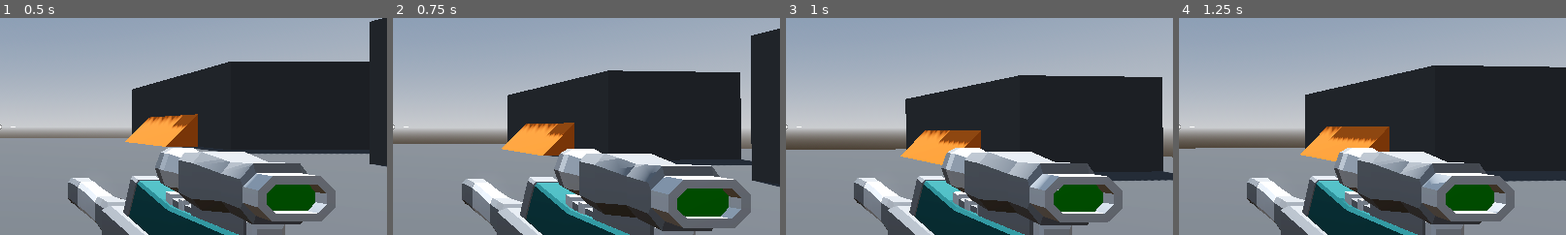
Above: before the commit, frames 1-4 (left to right).
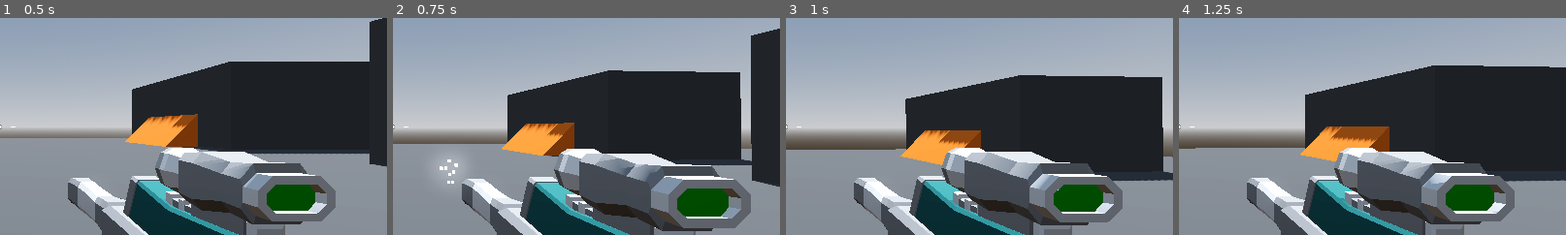
Above: after the commit, the same moments.

Repository: RileyWaldo/RoboRampage
Game: Godot game, scene res://Levels/SandBox.tscn
Same seed, same stepped clock (60 frames per second), same inputs: the game is played once before the commit and once after it.
Inputs (mouse positions are % of the whole screen's width and height, from its top left):
- Up to frame 1 (0.5 s): no input
- Up to frame 2 (0.75 s): tap Enter at 0.5 s; move the mouse to (55, 50) at 0.52 s; hold W (moveForward) from 0.53 s (still down); tap Space (jump) at 0.6 s; click (55, 50) at 0.67 s
- Up to frame 3 (1 s): keep holding W (moveForward); tap Space (jump) at 0.77 s
- Up to frame 4 (1.25 s): keep holding W (moveForward); tap Space (jump) at 1.07 s
The pictures show only the part of the screen within x 50-100%, y 25-75%; the shares and areas given below are measured in that part.

Frame 1 is identical in both runs. In frame 2, 0.5% of the frame differs, in the area x 11-18%, y 64-77%; in frame 3, nothing differs; in frame 4, nothing differs.

Commit message:
Added particle effects, player and enemy can damage eachother

Diff:
--- a/GameObjects/SMG.tscn
+++ b/GameObjects/SMG.tscn
@@ -1,10 +1,49 @@
-[gd_scene load_steps=3 format=3 uid="uid://bsei41k7wqabo"]
+[gd_scene load_steps=9 format=3 uid="uid://bsei41k7wqabo"]
 
 [ext_resource type="PackedScene" uid="uid://bwwc6db2ea4x0" path="res://GameObjects/HitScanWeapon.tscn" id="1_m78fw"]
 [ext_resource type="PackedScene" uid="uid://c6j0ftnr2kbh8" path="res://Assets/SMG.glb" id="2_3ihdv"]
+[ext_resource type="PackedScene" uid="uid://benubpcidrgvd" path="res://GameObjects/Sparks.tscn" id="2_n77aa"]
 
-[node name="HitScanSMG" node_paths=PackedStringArray("weaponMesh") instance=ExtResource("1_m78fw")]
+[sub_resource type="StandardMaterial3D" id="StandardMaterial3D_m78fw"]
+emission_enabled = true
+emission = Color(1, 1, 1, 1)
+emission_energy_multiplier = 3.0
+
+[sub_resource type="Curve" id="Curve_3ihdv"]
+_data = [Vector2(0, 1), 0.0, 0.0, 0, 0, Vector2(1, 0), 0.0, 0.0, 0, 0]
+point_count = 2
+
+[sub_resource type="CurveTexture" id="CurveTexture_n77aa"]
+curve = SubResource("Curve_3ihdv")
+
+[sub_resource type="ParticleProcessMaterial" id="ParticleProcessMaterial_appwj"]
+direction = Vector3(0, 0, -1)
+spread = 8.0
+initial_velocity_min = 8.0
+initial_velocity_max = 12.0
+gravity = Vector3(0, 0, 0)
+scale_curve = SubResource("CurveTexture_n77aa")
+
+[sub_resource type="BoxMesh" id="BoxMesh_kajcb"]
+size = Vector3(0.1, 0.1, 0.1)
+
+[node name="HitScanSMG" node_paths=PackedStringArray("weaponMesh", "muzzleFlash") instance=ExtResource("1_m78fw")]
 weaponMesh = NodePath("SMG")
+muzzleFlash = NodePath("MuzzleFlash")
+sparks = ExtResource("2_n77aa")
 
 [node name="SMG" parent="." index="1" instance=ExtResource("2_3ihdv")]
 transform = Transform3D(1, 0, 0, 0, 1, 0, 0, 0, 1, 0.405, -0.366, -0.345)
+
+[node name="MuzzleFlash" type="GPUParticles3D" parent="." index="3"]
+transform = Transform3D(1, 0, 0, 0, 1, 0, 0, 0, 1, 0.4049468, -0.31663376, -1.4722493)
+material_override = SubResource("StandardMaterial3D_m78fw")
+cast_shadow = 0
+emitting = false
+lifetime = 0.06999999999999999
+one_shot = true
+explosiveness = 1.0
+fixed_fps = 60
+local_coords = true
+process_material = SubResource("ParticleProcessMaterial_appwj")
+draw_pass_1 = SubResource("BoxMesh_kajcb")
--- /dev/null
+++ b/GameObjects/Sparks.tscn
@@ -0,0 +1,93 @@
+[gd_scene load_steps=9 format=3 uid="uid://benubpcidrgvd"]
+
+[sub_resource type="StandardMaterial3D" id="StandardMaterial3D_aev4x"]
+emission_enabled = true
+emission = Color(0.81833446, 0.8183347, 1.540184e-06, 1)
+emission_energy_multiplier = 3.0
+
+[sub_resource type="Curve" id="Curve_d0j0i"]
+_data = [Vector2(0, 1), 0.0, 0.0, 0, 0, Vector2(1, 0), 0.0, 0.0, 0, 0]
+point_count = 2
+
+[sub_resource type="CurveTexture" id="CurveTexture_nhnrl"]
+curve = SubResource("Curve_d0j0i")
+
+[sub_resource type="ParticleProcessMaterial" id="ParticleProcessMaterial_1a5tc"]
+spread = 180.0
+initial_velocity_min = 1.0
+initial_velocity_max = 5.0
+scale_min = 0.5
+scale_max = 1.5
+scale_curve = SubResource("CurveTexture_nhnrl")
+
+[sub_resource type="BoxMesh" id="BoxMesh_7qxdq"]
+size = Vector3(0.1, 0.1, 0.1)
+
+[sub_resource type="Animation" id="Animation_5ow6g"]
+resource_name = "Spark"
+tracks/0/type = "value"
+tracks/0/imported = false
+tracks/0/enabled = true
+tracks/0/path = NodePath(".:emitting")
+tracks/0/interp = 1
+tracks/0/loop_wrap = true
+tracks/0/keys = {
+"times": PackedFloat32Array(0),
+"transitions": PackedFloat32Array(1),
+"update": 1,
+"values": [true]
+}
+tracks/1/type = "method"
+tracks/1/imported = false
+tracks/1/enabled = true
+tracks/1/path = NodePath(".")
+tracks/1/interp = 1
+tracks/1/loop_wrap = true
+tracks/1/keys = {
+"times": PackedFloat32Array(1),
+"transitions": PackedFloat32Array(1),
+"values": [{
+"args": [],
+"method": &"queue_free"
+}]
+}
+
+[sub_resource type="Animation" id="Animation_anlqd"]
+length = 0.001
+tracks/0/type = "value"
+tracks/0/imported = false
+tracks/0/enabled = true
+tracks/0/path = NodePath(".:emitting")
+tracks/0/interp = 1
+tracks/0/loop_wrap = true
+tracks/0/keys = {
+"times": PackedFloat32Array(0),
+"transitions": PackedFloat32Array(1),
+"update": 1,
+"values": [false]
+}
+
+[sub_resource type="AnimationLibrary" id="AnimationLibrary_hsefe"]
+_data = {
+&"RESET": SubResource("Animation_anlqd"),
+&"Spark": SubResource("Animation_5ow6g")
+}
+
+[node name="Sparks" type="GPUParticles3D"]
+top_level = true
+material_override = SubResource("StandardMaterial3D_aev4x")
+cast_shadow = 0
+emitting = false
+amount = 24
+lifetime = 0.5
+one_shot = true
+explosiveness = 1.0
+fixed_fps = 60
+process_material = SubResource("ParticleProcessMaterial_1a5tc")
+draw_pass_1 = SubResource("BoxMesh_7qxdq")
+
+[node name="AnimationPlayer" type="AnimationPlayer" parent="."]
+libraries = {
+&"": SubResource("AnimationLibrary_hsefe")
+}
+autoplay = "Spark"
--- a/Scripts/Enemy.gd
+++ b/Scripts/Enemy.gd
@@ -1,12 +1,22 @@
 extends CharacterBody3D
+class_name Enemy
 
+@export var maxHealth := 100
 @export var moveSpeed := 5.0
 @export var attackRange := 1.5
+@export var damage := 20
 
 @onready var navigationAgent: NavigationAgent3D = $NavigationAgent3D
 @onready var animationPlayer: AnimationPlayer = $AnimationPlayer
 
-var player: Node3D
+var health: int = maxHealth:
+	set(value):
+		health = value
+		provoked = true
+		if(health <= 0):
+			Die()
+
+var player: Player
 var provoked := false
 var aggroRange := 12.0
 
@@ -38,8 +48,9 @@
 
 	move_and_slide()
 
+#called from animation player
 func Attack() -> void:
-	print("enemy attack!")
+	player.health -= damage
 
 
 func LookAtTarget(direction: Vector3) -> void:
@@ -50,3 +61,6 @@
 
 func IsPlayerInRange(rangeTo: float) -> bool:
 	return global_position.distance_squared_to(player.global_position) <= pow(rangeTo, 2.0)
+
+func Die() -> void:
+	queue_free()
--- a/Scripts/HitScanWeapon.gd
+++ b/Scripts/HitScanWeapon.gd
@@ -1,9 +1,12 @@
 extends Node3D
 
+@export var weaponDamage := 10
 @export var fireRate := 14.0
 @export var recoil := 0.05
 @export var recoilSpeed := 10.0
 @export var weaponMesh: Node3D
+@export var muzzleFlash: GPUParticles3D
+@export var sparks: PackedScene
 
 @onready var rayCast: RayCast3D = $RayCast3D
 @onready var cooldownTimer: Timer = $CooldownTimer
@@ -20,6 +23,13 @@
 	if(!cooldownTimer.is_stopped()):
 		return
 
+	muzzleFlash.restart()
 	cooldownTimer.start(1.0 / fireRate)
 	weaponMesh.position.z += recoil
-	print(rayCast.get_collider())
+	var collider = rayCast.get_collider()
+	if(collider):
+		var spark = sparks.instantiate()
+		add_child(spark)
+		spark.global_position = rayCast.get_collision_point()
+		if(collider is Enemy):
+			collider.health -= weaponDamage;
--- a/Scripts/Player.gd
+++ b/Scripts/Player.gd
@@ -1,11 +1,17 @@
 extends CharacterBody3D
+class_name Player
 
+@export var maxHealth := 100
+@export var moveSpeed := 5.0
+##How high the player can jump in meters
+@export var jumpHeight := 1.0
+@export var fallMultiplyer := 2.0
 
-@export var moveSpeed = 5.0
-##How high the player can jump in meters
-@export var jumpHeight = 1.0
-@export var fallMultiplyer: float = 2.0
-
+var health: int = maxHealth:
+	set(value):
+		health = value
+		if(health <= 0):
+			Die()
 var mouseMotion: Vector2 = Vector2.ZERO
 
 @onready var cameraPivot: Node3D = $CameraPivot
@@ -62,3 +68,6 @@
 	cameraPivot.rotate_x(mouseMotion.y)
 	cameraPivot.rotation_degrees.x = clampf(cameraPivot.rotation_degrees.x, -90.0, 90.0)
 	mouseMotion = Vector2.ZERO
+
+func Die() -> void:
+	get_tree().reload_current_scene()
